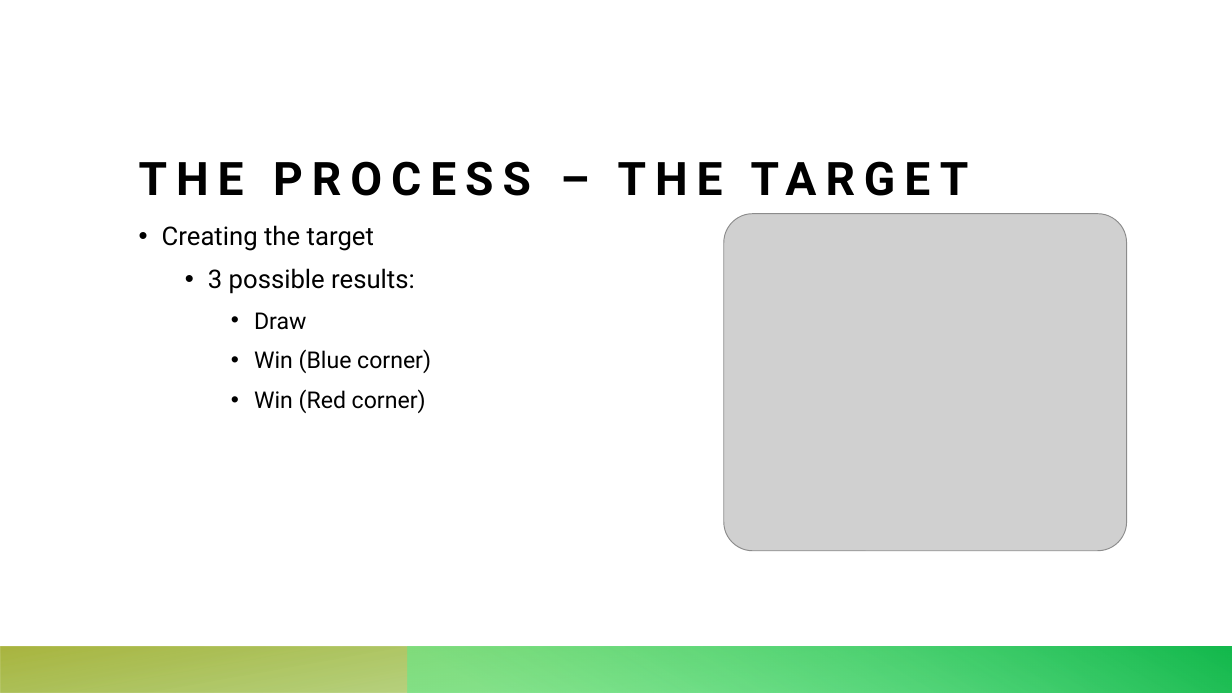
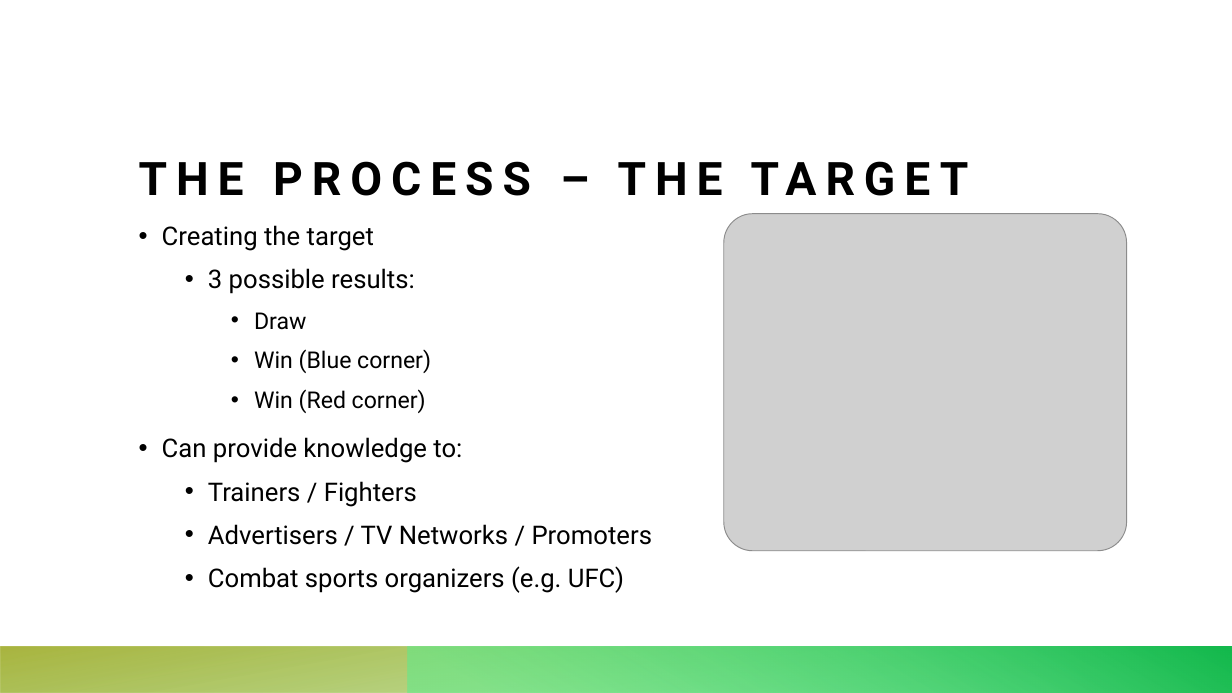
Before and after one commit to dfuller22/UFC_Fight_Predictor, a slide deck: slide 4 of Mod3.2_Proj_Exec.pptx. Drawn at 1232x693 pixels with LibreOffice and Linux fonts; fonts in the diff are those of the drawing; grey boxes stand for pictures. Boxes give left, top, right and bottom in pixels: in the first picture for what was removed or moved away, otherwise in the second. Text is boxed around its words. In the diff, an @@ line names an element or a change of style, - is before the commit and + after.

```diff
--- a/Mod3.2_Proj_Exec.pptx
+++ b/Mod3.2_Proj_Exec.pptx
@@ text at <box>162,437,652,593</box>: paragraphs added @@
+• Can provide knowledge to:
+  • Trainers / Fighters
+  • Advertisers / TV Networks / Promoters
+  • Combat sports organizers (e.g. UFC)
```
Also in this commit, not shown: 2 other slides changed, 3 other files.
